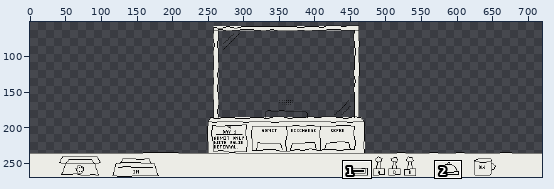
One commit to this pixel-art file: assets/src/desk.aseprite. The first picture is a wide view before the edit; the outline marks the close-up.
Close-up. Earlier state:
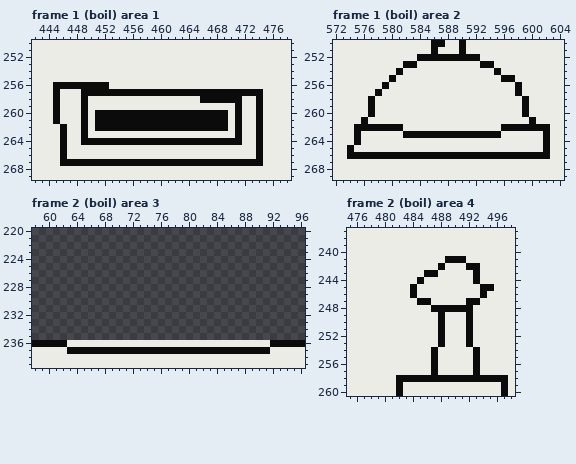
720x270 pixels, 3 frames. Shown: frame 1 (boil) area 1: x 442..478, y 250..269; frame 1 (boil) area 2: x 572..604, y 250..269; frame 2 (boil) area 3: x 58..96, y 220..239; frame 2 (boil) area 4: x 475..498, y 237..260. The wide view leaves out empty margins. The commit also changed other frames or places, which this record leaves out.
Once edited:
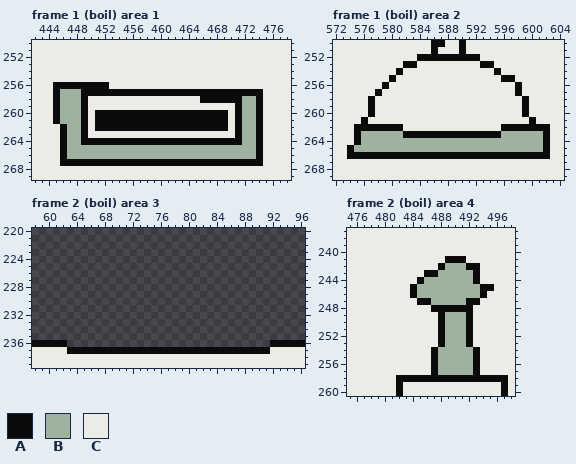
Palette (. is transparent): A #0b0b0c  B #9fb19f  C #ecece6
From old to new:
--- frame 1 (boil) area 1, layer "fill"
@@ x 442..478 @@
 256 CCCAAAAAAAACCCCCCCCCCCCCCCCCCCCCCCCCC
-257 CCCACCCAAAAAAAAAAAAAAAAAAAAAAAAAACCCC
-258 CCCACCCACCCCCCCCCCCCCCCCAAAAAACCACCCC
-259 CCCACCCACCCCCCCCCCCCCCCCCCCCCACCACCCC
-260 CCCACCCACAAAAAAAAAAAAAAAAAAACACCACCCC
-261 CCCACCCACAAAAAAAAAAAAAAAAAAACACCACCCC
-262 CCCCACCACAAAAAAAAAAAAAAAAAAACACCACCCC
-263 CCCCACCACCCCCCCCCCCCCCCCCCCCCACCACCCC
-264 CCCCACCAAAAAAAAAAAAAAAAAAAAAAACCACCCC
-265 CCCCACCCCCCCCCCCCCCCCCCCCCCCCCCCACCCC
-266 CCCCACCCCCCCCCCCCCCCCCCCCCCCCCCCACCCC
+257 CCCABBBAAAAAAAAAAAAAAAAAAAAAAAAAACCCC
+258 CCCABBBACCCCCCCCCCCCCCCCAAAAAABBACCCC
+259 CCCABBBACCCCCCCCCCCCCCCCCCCCCABBACCCC
+260 CCCABBBACAAAAAAAAAAAAAAAAAAACABBACCCC
+261 CCCABBBACAAAAAAAAAAAAAAAAAAACABBACCCC
+262 CCCCABBACAAAAAAAAAAAAAAAAAAACABBACCCC
+263 CCCCABBACCCCCCCCCCCCCCCCCCCCCABBACCCC
+264 CCCCABBAAAAAAAAAAAAAAAAAAAAAAABBACCCC
+265 CCCCABBBBBBBBBBBBBBBBBBBBBBBBBBBACCCC
+266 CCCCABBBBBBBBBBBBBBBBBBBBBBBBBBBACCCC
 267 CCCCAAAAAAAAAAAAAAAAAAAAAAAAAAAAACCCC
--- frame 1 (boil) area 2, layer "fill"
@@ x 572..604 @@
 262 CCCAAAAAAACCCCCCCCCCCCCCAAAAAAACC
-263 CCCACCCCCCAAAAAAAAAAAAAACCCCCCACC
-264 CCCACCCCCCCCCCCCCCCCCCCCCCCCCCACC
-265 CCACCCCCCCCCCCCCCCCCCCCCCCCCCCACC
+263 CCCABBBBBBAAAAAAAAAAAAAABBBBBBACC
+264 CCCABBBBBBBBBBBBBBBBBBBBBBBBBBACC
+265 CCABBBBBBBBBBBBBBBBBBBBBBBBBBBACC
 266 CCAAAAAAAAAAAAAAAAAAAAAAAAAAAAACC
--- frame 2 (boil) area 3, layer "fill"
@@ x 58..96 @@
 235 .......................................
-236 AAAAACCCCCCCCCCCCCCCCCCCCCCCCCCCCCAAAAA
+236 AAAAA.............................AAAAA
 237 CCCCCAAAAAAAAAAAAAAAAAAAAAAAAAAAAACCCCC
--- frame 2 (boil) area 4, layer "fill"
@@ x 483..495 @@
 241 CCCCCCAAACCCC
-242 CCCCCACCCAACC
-243 CCCAACCCCCACC
-244 CCACCCCCCCACC
-245 CACCCCCCCCCAA
-246 CACCCCCCCCCAC
-247 CCAACCCCCAACC
+242 CCCCCABBBAACC
+243 CCCAABBBBBACC
+244 CCABBBBBBBACC
+245 CABBBBBBBBBAA
+246 CABBBBBBBBBAC
+247 CCAABBBBBAACC
 248 CCCCAAAAAACCC
-249 CCCCCACCCACCC
-250 CCCCCACCCACCC
-251 CCCCCACCCACCC
-252 CCCCCACCCACCC
-253 CCCCCACCCACCC
-254 CCCCACCCCCACC
-255 CCCCACCCCCACC
-256 CCCCACCCCCACC
-257 CCCCACCCCCACC
+249 CCCCCABBBACCC
+250 CCCCCABBBACCC
+251 CCCCCABBBACCC
+252 CCCCCABBBACCC
+253 CCCCCABBBACCC
+254 CCCCABBBBBACC
+255 CCCCABBBBBACC
+256 CCCCABBBBBACC
+257 CCCCABBBBBACC
 258 AAAAAAAAAAAAA
